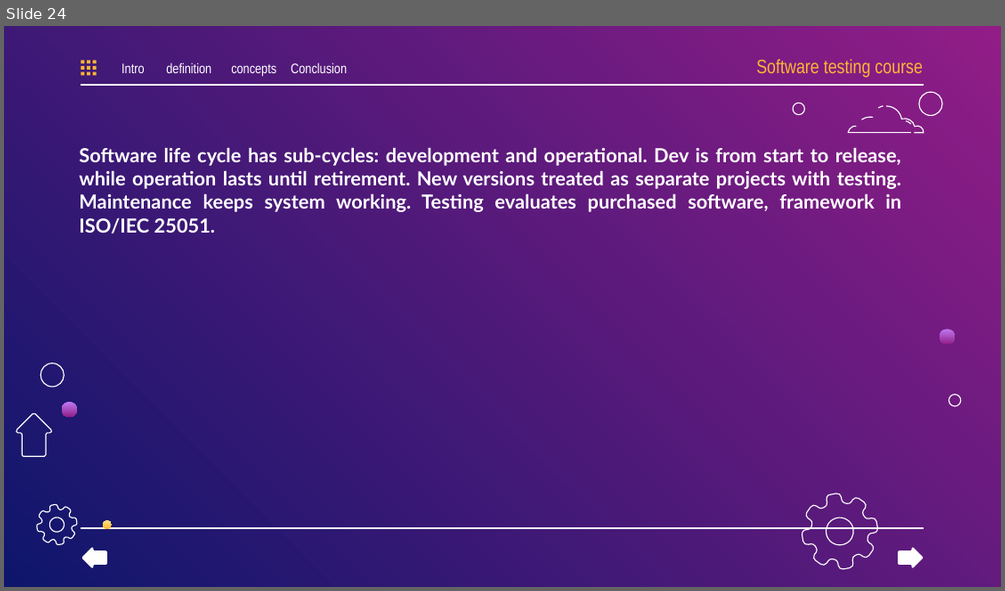
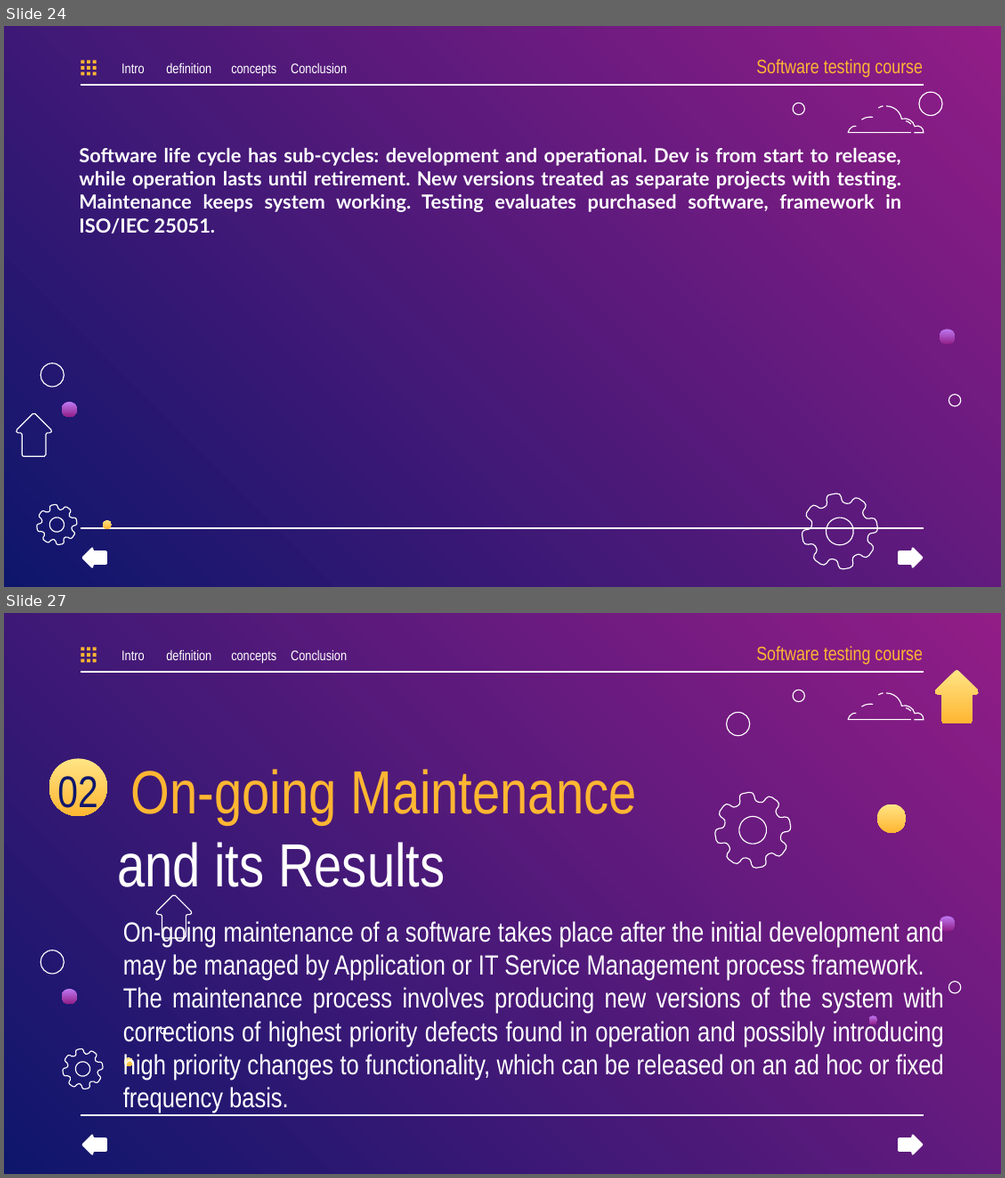
Before and after one commit to alihassanisokhtehsaraei/IEEE29119, a slide deck: project.pptx. Shown one above the other, each under a label of ours: slide 24 before the commit, slides 24 and 27 after it; the slides between them are not shown. The pictures are 1005x591 and 1005x1178 pixels, drawn with LibreOffice and Linux fonts; fonts in the diff are those of the drawing. Boxes give left, top, right and bottom in pixels: in the first picture for what was removed or moved away, otherwise in the second. Text is boxed around its words. In the diff, an @@ line names an element or a change of style, - is before the commit and + after.

```diff
--- a/project.pptx
+++ b/project.pptx
@@ slide 27 added at [4,613,1001,1174], background gradient #921D87 to #0E166C; not listed: 2 template elements that a slide beside it also shows @@
@@ group added at [81,647,96,662]: 9 rectangles @@
@@ text added at [121,650,144,660], 10 pt, text #FFFFFF @@
+Intro
@@ text added at [166,649,211,660], 10 pt, text #FFFFFF @@
+definition
@@ text added at [231,651,276,664], 10 pt, text #FFFFFF @@
+concepts
@@ text added at [291,649,347,660], 10 pt, text #FFFFFF @@
+Conclusion
@@ text added at [756,646,922,665], 14 pt, text #FFB632 @@
+Software testing course
@@ freeform shape added at [793,690,804,702], outline #FFFFFF 0.75 pt @@
@@ freeform shape added at [934,670,979,723], fill gradient #FFE485 to #FFB632 @@
@@ freeform shape added at [727,713,750,736], outline #FFFFFF 0.75 pt @@
@@ group added at [849,693,924,720]: 5 freeform shapes @@
@@ freeform shape added at [48,759,106,816], fill gradient #FFE485 to #FFB632 @@
@@ title added at [117,769,636,898], 44 pt, text #FFB632 @@
+On-going Maintenance
+and its Results
@@ title added at [57,776,97,816], 32 pt, text #0E166C @@
+02
@@ freeform shape added at [701,779,805,883], outline #FFFFFF 0.75 pt @@
@@ freeform shape added at [877,804,906,834], fill gradient #FFE485 to #FFB632 @@
@@ freeform shape added at [155,895,193,938], outline #FFFFFF 0.75 pt @@
@@ text added at [123,918,944,1112], 20 pt, text #FFFFFF @@
+On-going maintenance of a software takes place after the initial development and may be managed by Application or IT Service Management process framework.
+The maintenance process involves producing new versions of the system with corrections of highest priority defects found in operation and possibly introducing high priority changes to functionality, which can be released on an ad hoc or fixed frequency basis.
@@ freeform shape added at [939,916,954,931], fill gradient #BE7AF3 to #921D87 @@
@@ freeform shape added at [40,950,64,973], outline #FFFFFF 0.75 pt @@
@@ freeform shape added at [949,981,961,993], outline #FFFFFF 0.75 pt @@
@@ freeform shape added at [62,989,77,1004], fill gradient #BE7AF3 to #921D87 @@
@@ freeform shape added at [158,1027,168,1036], outline #FFFFFF 0.75 pt @@
@@ freeform shape added at [868,1015,877,1025], fill gradient #BE7AF3 to #921D87 @@
@@ freeform shape added at [56,1041,111,1096], outline #FFFFFF 0.75 pt @@
@@ freeform shape added at [125,1058,134,1067], fill gradient #FFE485 to #FFB632 @@
@@ freeform shape added at [82,1133,107,1155], fill #FFFFFF @@
@@ freeform shape added at [898,1133,922,1155], fill #FFFFFF @@
```
Also in this commit, not shown: 4 other slides added.
